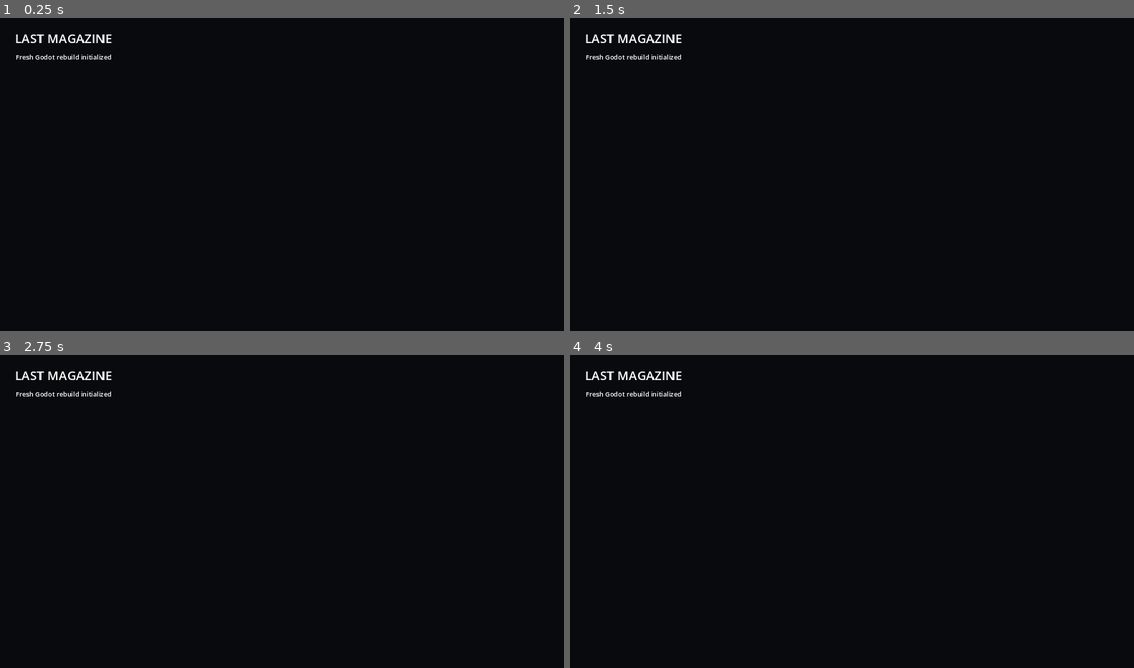
Above: before the commit, frames 1-4 (two rows, left to right).
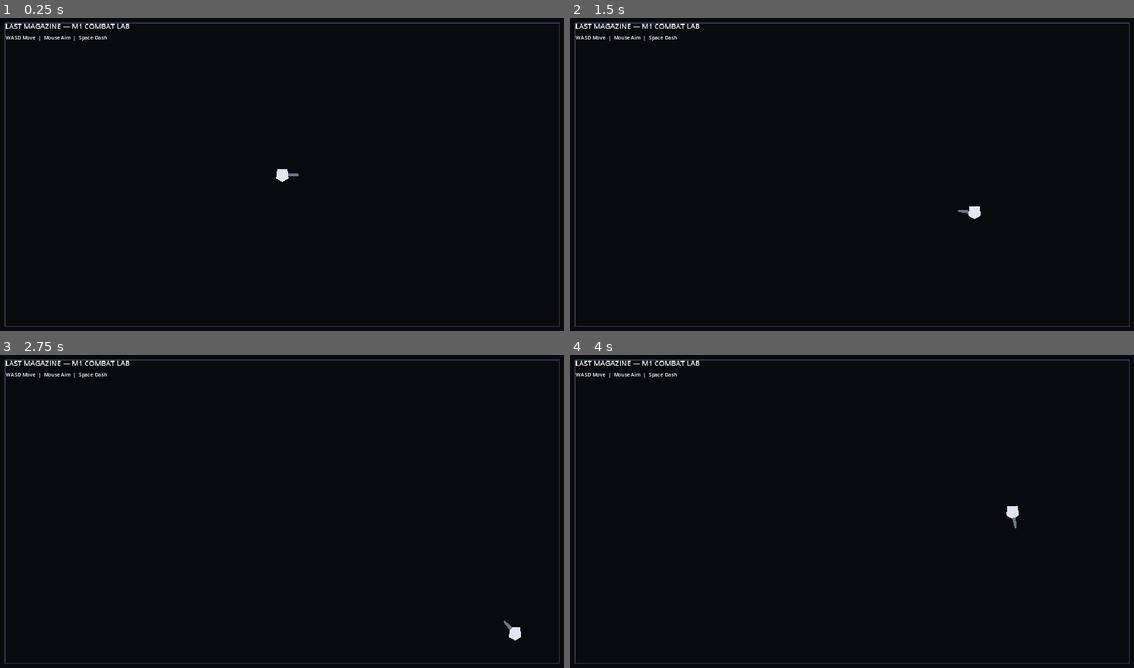
Above: after the commit, the same moments.

Repository: donly987647-max/Topdown-roguelite
Game: Godot game, scene res://scenes/main/Main.tscn
Two runs of this game, one before a commit and one after it. Both use one fixed random seed, a clock stepped at 60 frames per second and the inputs below.
Inputs (mouse positions are in pixels of both pictures, inside the frame that each line leads up to):
- Up to frame 1 (0.25 s): no input
- Up to frame 2 (1.5 s): tap Enter at 0.5 s; move the mouse to (976, 158) at 0.52 s; hold D (move_right) 0.53-1.28 s; tap Space (dash) at 0.6, 1.35 s; move the mouse to (739, 190) at 1.27 s; hold S (move_down) from 1.28 s (still down)
- Up to frame 3 (2.75 s): move the mouse to (338, 439) at 2.02 s; release S (move_down) at 2.03 s; hold D (move_right) from 2.03 s (still down); tap Space (dash) at 2.1 s
- Up to frame 4 (4 s): move the mouse to (823, 577) at 2.77 s; release D (move_right) at 2.78 s; hold W (move_up) 2.78-3.53 s; tap Space (dash) at 2.85, 3.6 s; move the mouse to (1026, 561) at 3.52 s; hold A (move_left) from 3.53 s (still down)

The runs differ from the first frame. In frame 1, 1.8% of the frame differs, in the area x 0-100%, y 1-99%; in frame 2, 1.8%; in frame 3, 1.8%; in frame 4, 1.8%.

Commit message:
Turn main scene into M1 movement test arena

Diff:
--- a/scenes/main/Main.tscn
+++ b/scenes/main/Main.tscn
@@ -1,6 +1,13 @@
-[gd_scene load_steps=2 format=3]
+[gd_scene load_steps=4 format=3]
 
 [ext_resource path="res://scripts/main/main.gd" type="Script" id="1_main"]
+[ext_resource path="res://scenes/player/Player.tscn" type="PackedScene" id="2_player"]
+
+[sub_resource type="RectangleShape2D" id="Rectangle_wall_h"]
+size = Vector2(1920, 32)
+
+[sub_resource type="RectangleShape2D" id="Rectangle_wall_v"]
+size = Vector2(32, 1080)
 
 [node name="Main" type="Node2D"]
 script = ExtResource("1_main")
@@ -11,18 +18,58 @@
 mouse_filter = 2
 color = Color(0.035, 0.04, 0.055, 1)
 
-[node name="Title" type="Label" parent="."]
-offset_left = 64.0
-offset_top = 52.0
-offset_right = 800.0
-offset_bottom = 120.0
-theme_override_font_sizes/font_size = 42
-text = "LAST MAGAZINE"
+[node name="ArenaBorder" type="Line2D" parent="."]
+points = PackedVector2Array(32, 32, 1888, 32, 1888, 1048, 32, 1048, 32, 32)
+width = 4.0
+default_color = Color(0.18, 0.21, 0.27, 1)
 
-[node name="Status" type="Label" parent="."]
-offset_left = 68.0
-offset_top = 130.0
-offset_right = 1000.0
-offset_bottom = 185.0
-theme_override_font_sizes/font_size = 22
-text = "Fresh Godot rebuild initialized"
+[node name="Walls" type="Node2D" parent="."]
+
+[node name="Top" type="StaticBody2D" parent="Walls"]
+collision_layer = 2
+collision_mask = 1
+position = Vector2(960, 16)
+[node name="CollisionShape2D" type="CollisionShape2D" parent="Walls/Top"]
+shape = SubResource("Rectangle_wall_h")
+
+[node name="Bottom" type="StaticBody2D" parent="Walls"]
+collision_layer = 2
+collision_mask = 1
+position = Vector2(960, 1064)
+[node name="CollisionShape2D" type="CollisionShape2D" parent="Walls/Bottom"]
+shape = SubResource("Rectangle_wall_h")
+
+[node name="Left" type="StaticBody2D" parent="Walls"]
+collision_layer = 2
+collision_mask = 1
+position = Vector2(16, 540)
+[node name="CollisionShape2D" type="CollisionShape2D" parent="Walls/Left"]
+shape = SubResource("Rectangle_wall_v")
+
+[node name="Right" type="StaticBody2D" parent="Walls"]
+collision_layer = 2
+collision_mask = 1
+position = Vector2(1904, 540)
+[node name="CollisionShape2D" type="CollisionShape2D" parent="Walls/Right"]
+shape = SubResource("Rectangle_wall_v")
+
+[node name="Player" parent="." instance=ExtResource("2_player")]
+position = Vector2(960, 540)
+
+[node name="HUD" type="CanvasLayer" parent="."]
+
+[node name="Title" type="Label" parent="HUD"]
+offset_left = 32.0
+offset_top = 24.0
+offset_right = 700.0
+offset_bottom = 62.0
+theme_override_font_sizes/font_size = 24
+text = "LAST MAGAZINE — M1 COMBAT LAB"
+
+[node name="Status" type="Label" parent="HUD"]
+offset_left = 34.0
+offset_top = 68.0
+offset_right = 850.0
+offset_bottom = 108.0
+theme_override_font_sizes/font_size = 17
+text = "WASD Move  |  Mouse Aim  |  Space Dash"
